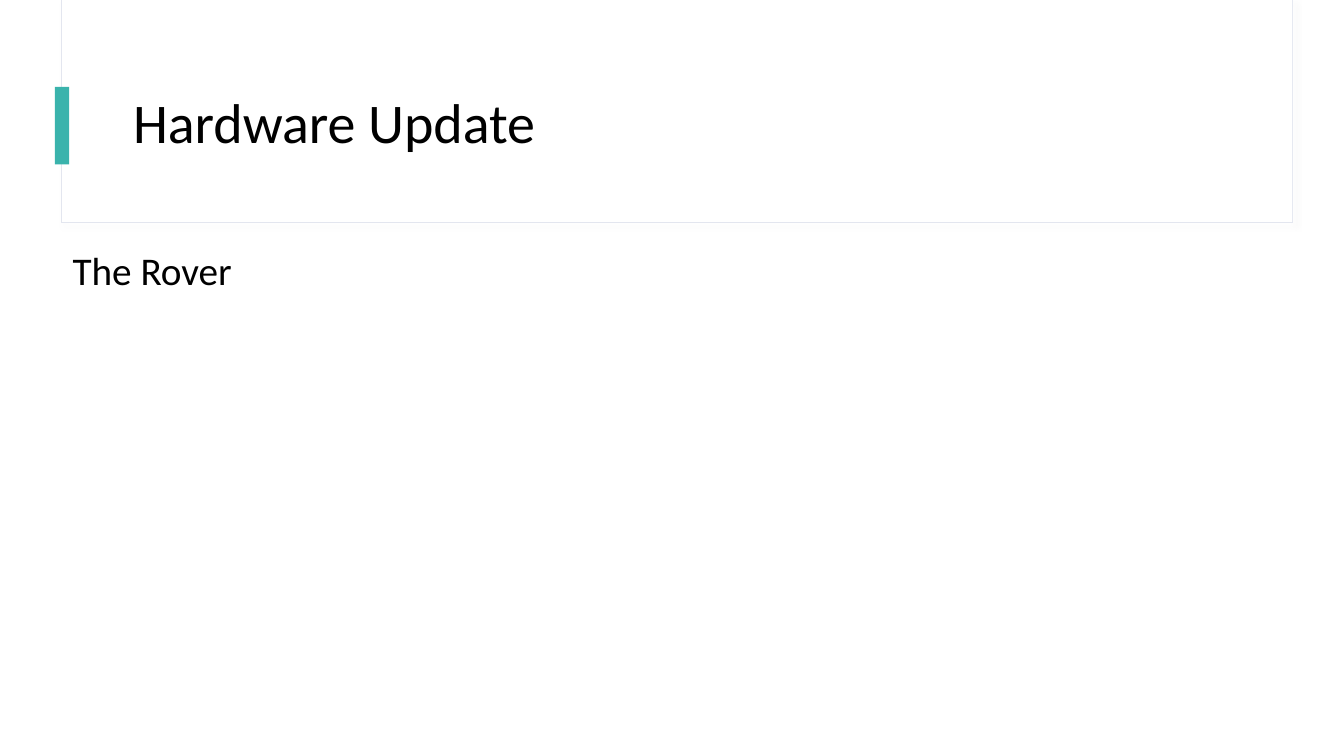
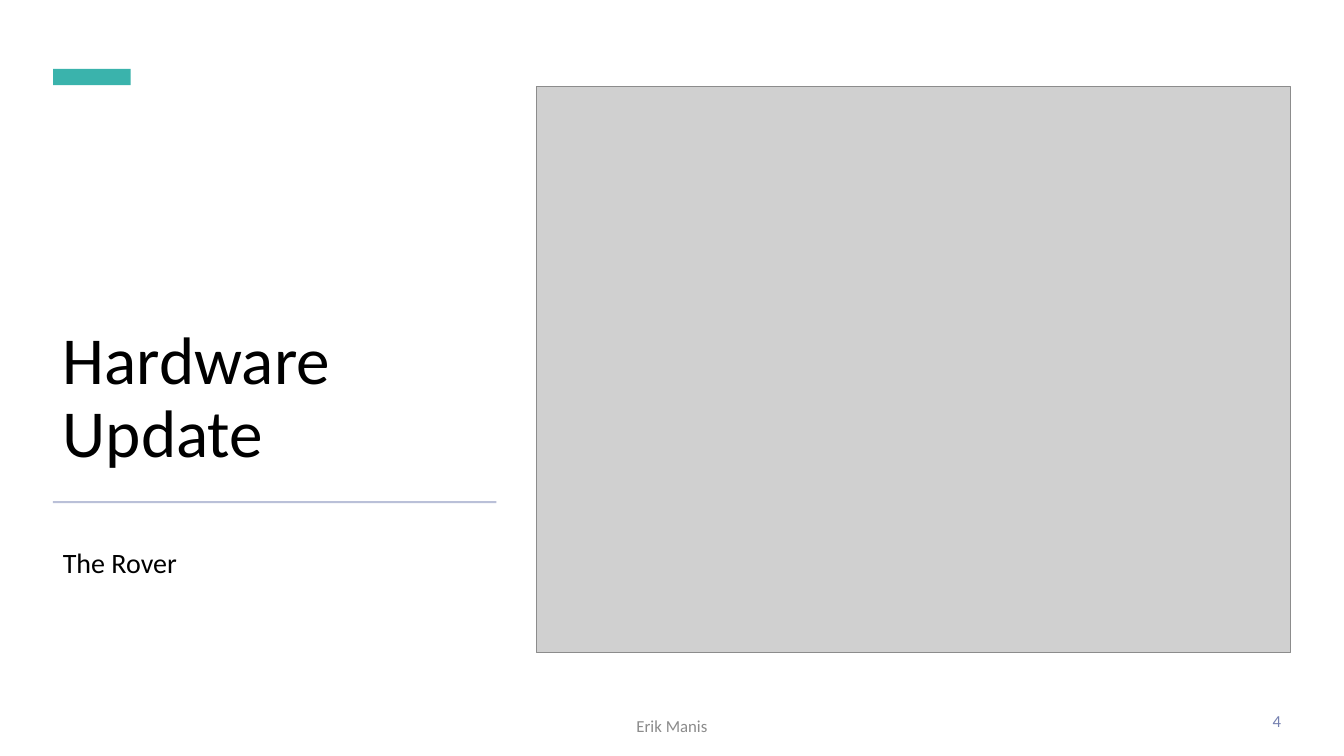
Before and after one commit to dirkt68/pl1-robotics, a slide deck: slide 4 of Presentations/Presentation Jan 26.pptx (slide 5 before the commit). Drawn at 1344x756 pixels with LibreOffice and Linux fonts; fonts in the diff are those of the drawing; grey boxes stand for pictures. Boxes give left, top, right and bottom in pixels: in the first picture for what was removed or moved away, otherwise in the second. Text is boxed around its words. In the diff, an @@ line names an element or a change of style, - is before the commit and + after.

Commit message:
Finalized presentation for 1/29 and added some pictures.

```diff
--- a/Presentations/Presentation Jan 26.pptx
+++ b/Presentations/Presentation Jan 26.pptx
@@ rectangle added at [0, 0, 1344, 756], fill #FFFFFF @@
@@ rectangle added at [53, 69, 131, 85], fill #3AB3AC @@
@@ rectangle removed at [55, 87, 70, 164] @@
@@ picture added at [536, 87, 1292, 653] @@
@@ title "Hardware Update": place and size @@
-title "Hardware Update" at [133, 104, 535, 152]
+title "Hardware Update" at [63, 337, 330, 468]
@@ title "Hardware Update" at [63, 337, 330, 468]: size 40 to 48 pt; vertical alignment middle to bottom @@
@@ rectangle added at [53, 501, 497, 503], fill #BAC0D8 @@
@@ text "The Rover": place and size @@
-text "The Rover" at [73, 257, 232, 286]
+text "The Rover" at [63, 553, 176, 574]
@@ text "The Rover" at [63, 553, 176, 574]: size 28 to 20 pt @@
@@ page number added at [1273, 716, 1281, 727], 12 pt, text #7580B0 @@
+4
@@ text added at [636, 720, 708, 732], 12 pt, text #8C8C8C @@
+Erik Manis
```
Also in this commit, not shown: 12 other slides changed, 1 slide added, 1 slide removed, 4 other files.
